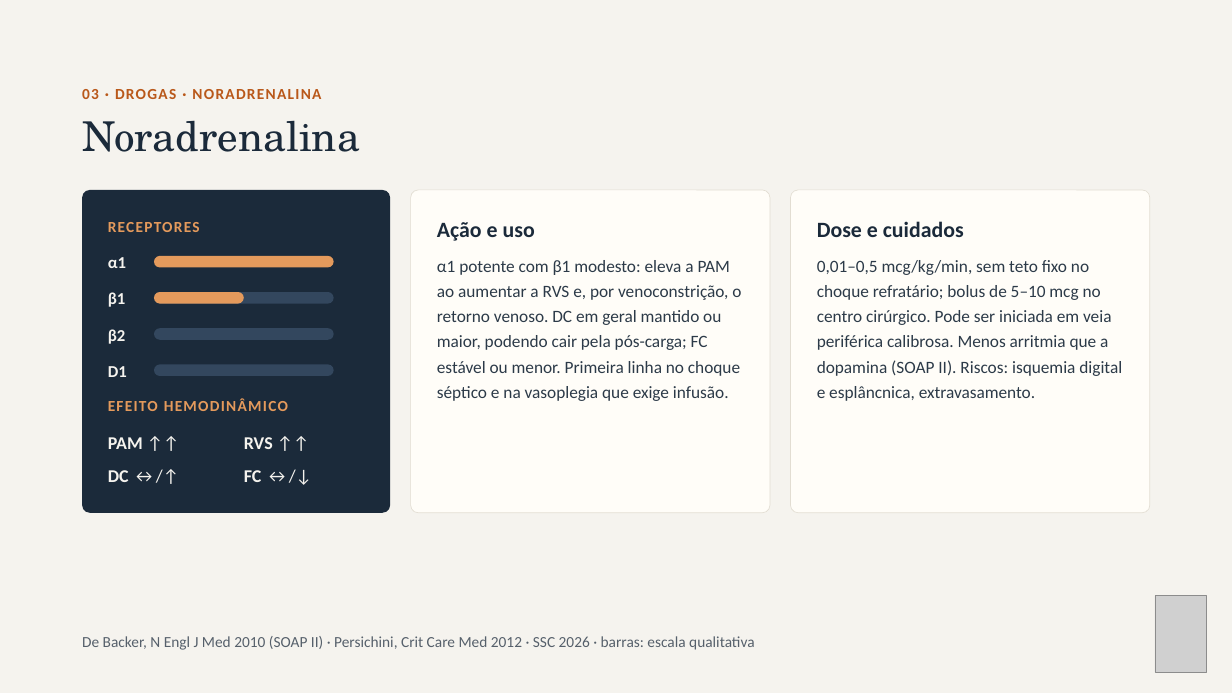
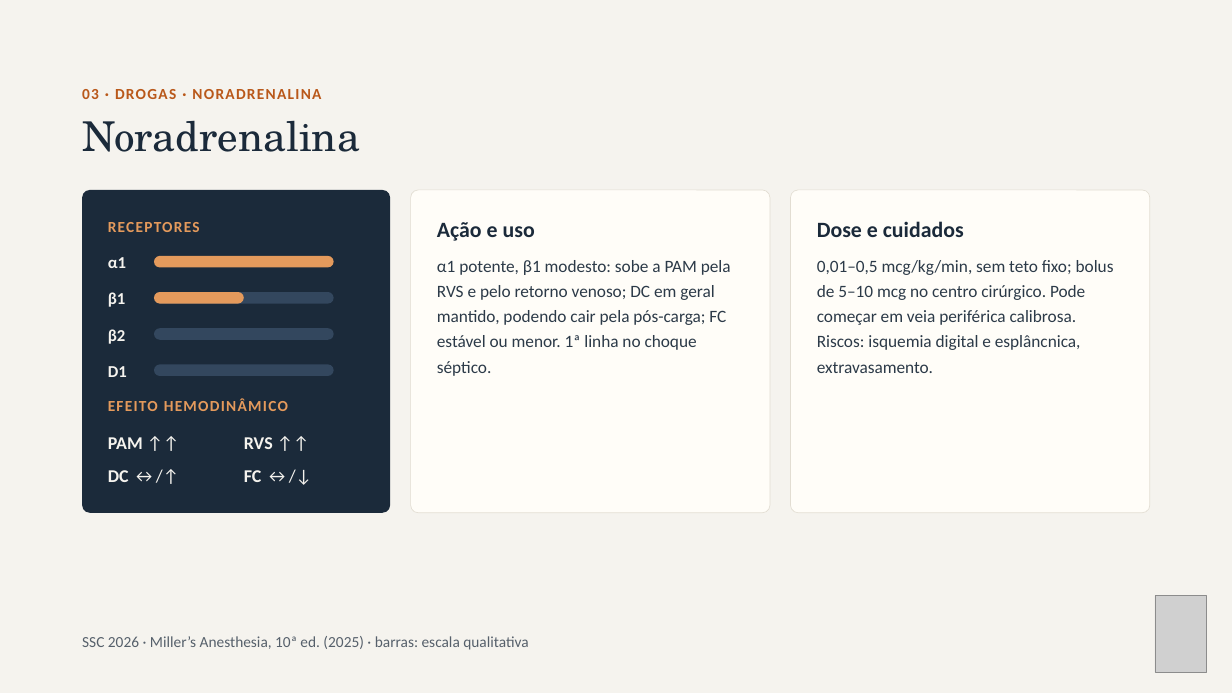
Before and after one commit to brunomoraesdubois-bit/Bruno, a slide deck: slide 6 of apresentacao/Aminas_Vasoativas.pptx (slide 7 before the commit). Drawn at 1232x693 pixels with LibreOffice and Linux fonts; fonts in the diff are those of the drawing; grey boxes stand for pictures. Boxes give left, top, right and bottom in pixels: in the first picture for what was removed or moved away, otherwise in the second. Text is boxed around its words. In the diff, an @@ line names an element or a change of style, - is before the commit and + after.

```diff
--- a/apresentacao/Aminas_Vasoativas.pptx
+++ b/apresentacao/Aminas_Vasoativas.pptx
@@ text at bbox=[437, 260, 731, 376]: text changed @@
-α1 potente com β1 modesto: eleva a PAM ao aumentar a RVS e, por venoconstrição, o retorno venoso. DC em geral mantido ou maior, podendo cair pela pós-carga; FC estável ou menor. Primeira linha no choque séptico e na vasoplegia que exige infusão.
+α1 potente, β1 modesto: sobe a PAM pela RVS e pelo retorno venoso; DC em geral mantido, podendo cair pela pós-carga; FC estável ou menor. 1ª linha no choque séptico.
@@ text at bbox=[817, 260, 1114, 373]: text changed @@
-0,01–0,5 mcg/kg/min, sem teto fixo no choque refratário; bolus de 5–10 mcg no centro cirúrgico. Pode ser iniciada em veia periférica calibrosa. Menos arritmia que a dopamina (SOAP II). Riscos: isquemia digital e esplâncnica, extravasamento.
+0,01–0,5 mcg/kg/min, sem teto fixo; bolus de 5–10 mcg no centro cirúrgico. Pode começar em veia periférica calibrosa. Riscos: isquemia digital e esplâncnica, extravasamento.
@@ text at bbox=[82, 636, 528, 650]: text changed @@
-De Backer, N Engl J Med 2010 (SOAP II) · Persichini, Crit Care Med 2012 · SSC 2026 · barras: escala qualitativa
+SSC 2026 · Miller’s Anesthesia, 10ª ed. (2025) · barras: escala qualitativa
```
Also in this commit, not shown: 16 other slides changed, 26 other files.
